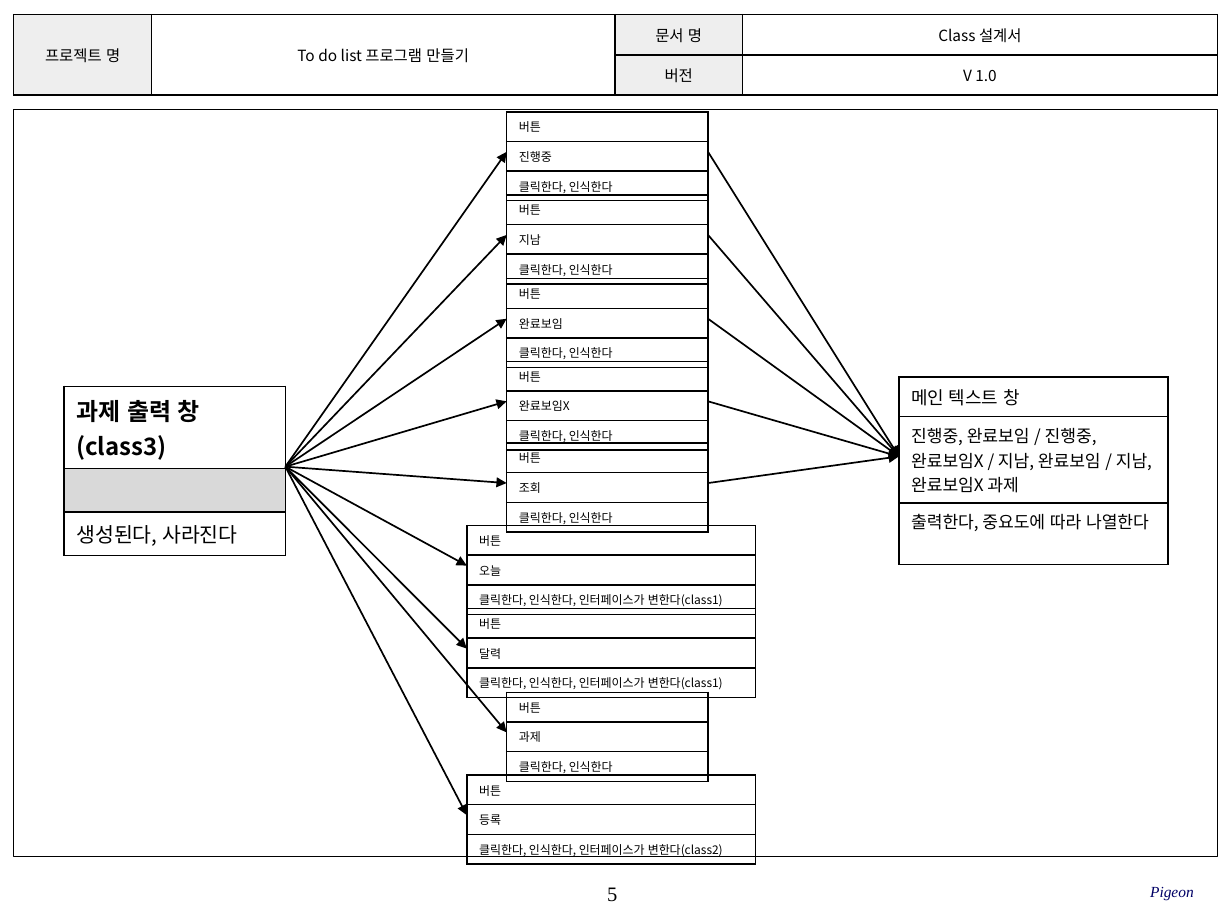
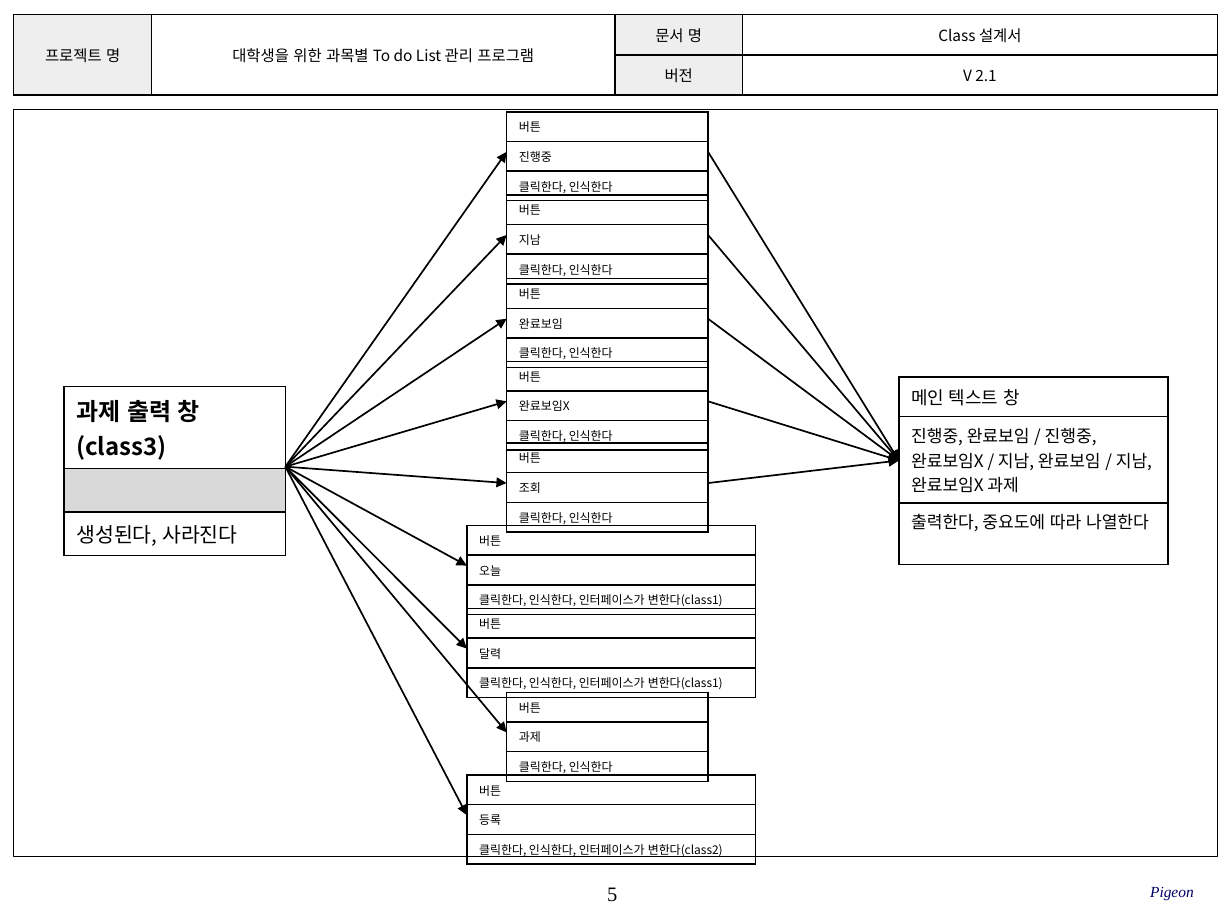
Before and after one commit to SE-admin/9, a slide deck: slide 5 of doc/3_ 설계서/Class Design_9_pigeon.pptx. Drawn at 1232x924 pixels with LibreOffice and Linux fonts; fonts in the diff are those of the drawing; background and template pictures are left out. Boxes give left, top, right and bottom in pixels: in the first picture for what was removed or moved away, otherwise in the second. Text is boxed around its words. In the diff, an @@ line names an element or a change of style, - is before the commit and + after.

```diff
--- a/doc/3_ 설계서/Class Design_9_pigeon.pptx
+++ b/doc/3_ 설계서/Class Design_9_pigeon.pptx
@@ table at [14, 15, 1217, 95] @@
-row 1, column 2: To do list 프로그램 만들기
+row 1, column 2: 대학생을 위한 과목별 To do List 관리 프로그램
-row 2, column 4: V 1.0
+row 2, column 4: V 2.1
@@ arrow moved from (708, 152) - (899, 456) to (708, 152) - (899, 461) @@
@@ arrow moved from (708, 235) - (899, 456) to (708, 235) - (899, 461) @@
@@ arrow moved from (708, 319) - (899, 456) to (708, 319) - (899, 461) @@
@@ table: place and size @@
-table at [899, 377, 1168, 536]
+table at [899, 377, 1168, 543]
@@ arrow moved from (708, 402) - (899, 456) to (708, 402) - (899, 461) @@
@@ arrow moved from (708, 483) - (899, 456) to (708, 483) - (899, 461) @@
```
Also in this commit, not shown: 4 other slides changed, 8 other files.
